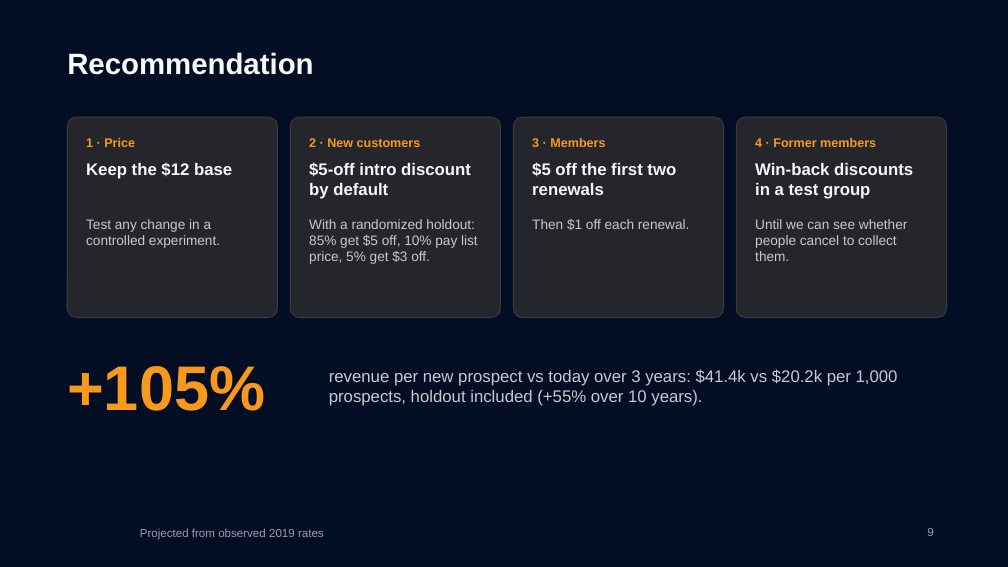
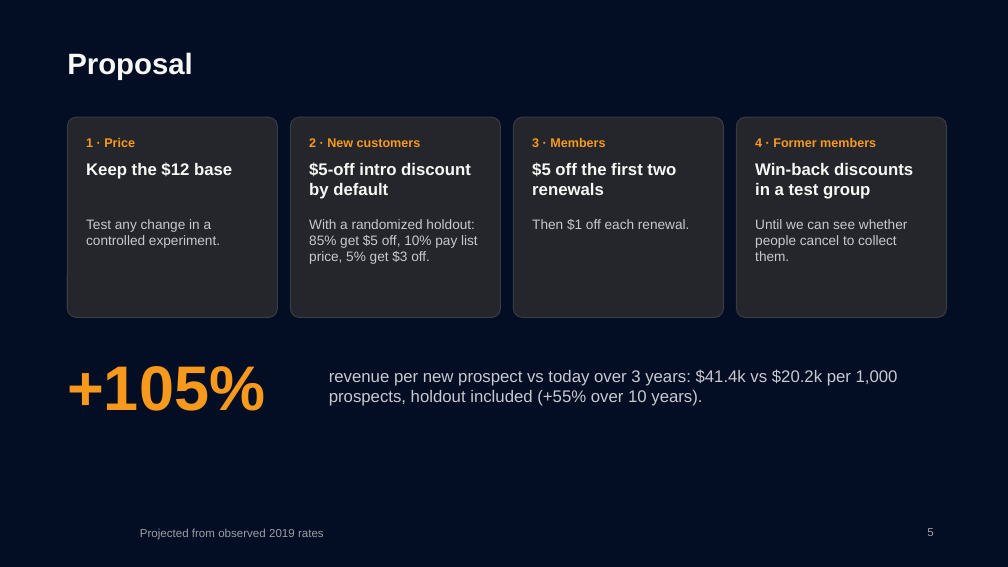
Before and after one commit to itacky/lorehaven-pricing, a slide deck: slide 5 of presentation/Evaluating_the_Lorehaven_Pricing_Strategy.pptx (slide 9 before the commit). Drawn at 1008x567 pixels with LibreOffice and Linux fonts; fonts in the diff are those of the drawing; background and template pictures are left out. Boxes give left, top, right and bottom in pixels: in the first picture for what was removed or moved away, otherwise in the second. Text is boxed around its words. In the diff, an @@ line names an element or a change of style, - is before the commit and + after.

```diff
--- a/presentation/Evaluating_the_Lorehaven_Pricing_Strategy.pptx
+++ b/presentation/Evaluating_the_Lorehaven_Pricing_Strategy.pptx
@@ title at (x1=67, y1=52, x2=193, y2=80): text changed @@
-Recommendation
+Proposal
```
Also in this commit, not shown: 3 other slides changed, 1 slide added, 3 other files.
